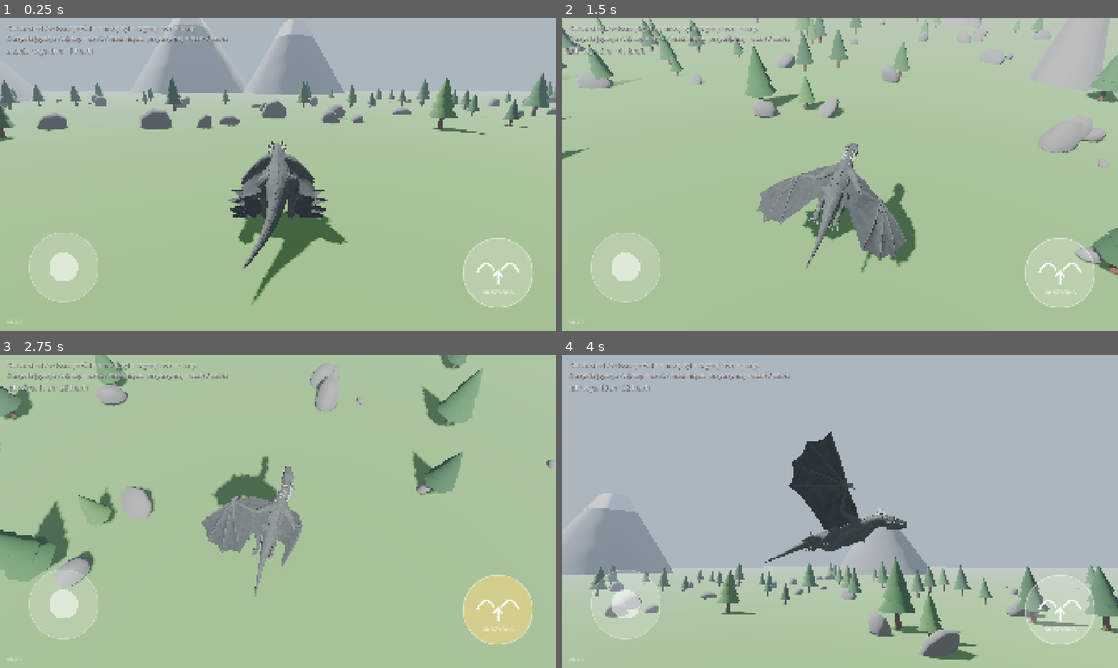
Above: before the commit, frames 1-4 (two rows, left to right).
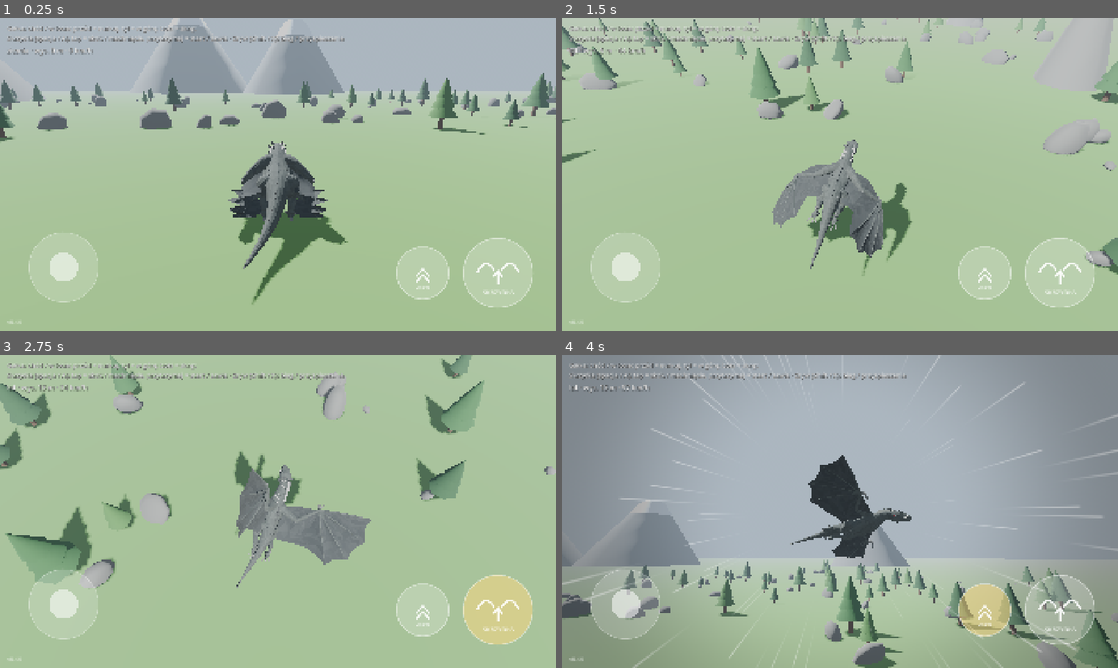
Above: after the commit, the same moments.

Repository: slota145/3d-dragon-game
Game: Godot game, scene res://scenes/boot.tscn
The game is run twice, just before and just after one commit, with the same random seed, the same clock (stepped at 60 frames per second) and the same inputs.
Inputs (mouse positions are in pixels of both pictures, inside the frame that each line leads up to):
- Up to frame 1 (0.25 s): no input
- Up to frame 2 (1.5 s): move the mouse to (962, 158) at 0.52 s; hold D (move_right) 0.53-1.25 s; hold Shift (dash, bound only after the commit) 0.53-1.25 s; click (962, 158) at 0.67 s; tap Space (flap) at 0.77, 0.8, 1.07 s; drag from (728, 190) to (812, 237) at 1.27 s
- Up to frame 3 (2.75 s): move the mouse to (333, 442) at 2.02 s; hold D (move_right) from 2.03 s (still down); hold Space (flap) from 2.03 s (still down); tap Q (cam_left) at 2.1 s; click (333, 442) at 2.17 s
- Up to frame 4 (4 s): release D (move_right) at 2.75 s; release Space (flap) at 2.75 s; drag from (812, 574) to (673, 464) at 2.77 s; move the mouse to (1006, 558) at 3.52 s; hold A (move_left) from 3.53 s (still down); hold Shift (dash, bound only after the commit) from 3.53 s (still down); click (1006, 558) at 3.67 s; tap Space (flap) at 3.77, 3.8 s

The runs differ from the first frame. In frame 1, 0.4% of the frame differs, in the area x 3-81%, y 5-98%; in frame 2, 6.5%; in frame 3, 12%; in frame 4, 46%, in the area x 0-100%, y 0-100%.

Commit message:
Potężny start, zryw, blokada spamu machnięć i efekty prędkości (0.4.0)
- Machnięcie trwa pełny cykl skrzydeł; tap w trakcie jest zapamiętany
- Start: animacja TakeOff (przysiad, wybicie z łap, uderzenie skrzydłami),
  ok. 16 m wysokości, chmura pyłu; pył przy twardym lądowaniu
- Przycisk Zryw (Shift / X): bieg na ziemi, w locie mocne przyspieszenie
  w kierunku dzioba z czasem odnowienia
- Linie pędu + winieta (shader), FOV i drganie kamery zależne od prędkości
- base_api 3 (nowa akcja dash) — wymagane pełne APK

Co-Authored-By: Claude Opus 5.5 <noreply@anthropic.com>
Claude-Session: https://claude.ai/code/session_01Ves32BZrkaJdDCWKUu4v2W

Diff:
--- a/assets/models/dragon_import.gd
+++ b/assets/models/dragon_import.gd
@@ -5,7 +5,7 @@
 ## - błona skrzydeł renderowana dwustronnie,
 ## - animacje Idle, Walk, Fly, Glide i Dive zapętlone.
 
-const LOOPING := ["Idle", "Walk", "Fly", "Glide", "Dive"]
+const LOOPING := ["Idle", "Walk", "Fly", "Glide", "Dive"]  # TakeOff i Roar bez pętli
 
 
 func _post_import(scene: Node) -> Object:
--- /dev/null
+++ b/assets/shaders/speed_lines.gdshader
@@ -0,0 +1,34 @@
+shader_type canvas_item;
+// Linie pędu + winieta przy dużych prędkościach. intensity: 0 (brak) .. 1 (pełne).
+
+uniform float intensity : hint_range(0.0, 1.0) = 0.0;
+uniform float flash : hint_range(0.0, 1.0) = 0.0; // krótki rozbłysk przy zrywie
+uniform float line_count = 160.0;
+uniform float flow_speed = 2.6;
+uniform vec4 line_color : source_color = vec4(1.0, 1.0, 1.0, 0.75);
+
+float hash(float n) {
+	return fract(sin(n * 12.9898) * 43758.5453);
+}
+
+void fragment() {
+	vec2 uv = UV - 0.5;
+	uv.x *= SCREEN_PIXEL_SIZE.y / SCREEN_PIXEL_SIZE.x;
+	float r = length(uv);
+	float a = atan(uv.y, uv.x) / 6.2831853 + 0.5;
+	float cell = a * line_count;
+	float id = floor(cell);
+	float h = hash(id);
+	float thin = 1.0 - smoothstep(0.0, 0.18, abs(fract(cell) - 0.5));
+	float t = fract(TIME * flow_speed * (0.6 + h) + h * 7.0);
+	float head = mix(0.2, 1.0, t);
+	float len = 0.1 + 0.25 * h;
+	float streak = smoothstep(head - len, head, r) * (1.0 - smoothstep(head, head + 0.015, r));
+	float shown = step(1.0 - clamp(intensity + flash * 0.5, 0.0, 1.0) * 0.85, h);
+	float mask = smoothstep(0.22, 0.6, r);
+	float lines = streak * thin * shown * mask * clamp(intensity + flash, 0.0, 1.0);
+	float vig = smoothstep(0.3, 0.95, r) * (intensity * 0.45 + flash * 0.25);
+	float alpha = clamp(lines * line_color.a + vig, 0.0, 1.0);
+	vec3 col = mix(vec3(0.0), line_color.rgb, lines / max(lines + vig, 0.0001));
+	COLOR = vec4(col, alpha);
+}
--- a/project.godot
+++ b/project.godot
@@ -12,10 +12,10 @@
 
 config/name="3D Dragon Game"
 config/description="Gra o smoku w Godot 4 — prototyp."
-config/version="0.3.1"
+config/version="0.4.0"
 ; Numer zgodności „bazy” (APK/EXE). Podbij, gdy zmieniasz coś, czego łatka .pck nie przeniesie
 ; (input map, ustawienia projektu, eksportu, wersja silnika) — gracze dostaną wtedy pełną aktualizację.
-config/base_api=2
+config/base_api=3
 run/main_scene="res://scenes/boot.tscn"
 config/features=PackedStringArray("4.7", "Mobile")
 config/icon="res://assets/icon.png"
@@ -65,6 +65,10 @@
 "deadzone": 0.2,
 "events": [Object(InputEventKey,"resource_local_to_scene":false,"resource_name":"","device":-1,"window_id":0,"alt_press …(347 unchanged characters)…
 }
+dash={
+"deadzone": 0.2,
+"events": [Object(InputEventKey,"resource_local_to_scene":false,"resource_name":"","device":-1,"window_id":0,"alt_pressed":false,"shift_pressed":false,"ctrl_pressed":false,"meta_pressed":false,"pressed":false,"keycode":0,"physical_keycode":4194325,"key_label":0,"unicode":0,"location":0,"echo":false,"script":null), Object(InputEventJoypadButton,"resource_local_to_scene":false,"resource_name":"","device":-1,"button_index":2,"pressure":0.0,"pressed":true,"script":null)]
+}
 
 [input_devices]
 
--- a/scenes/hud.tscn
+++ b/scenes/hud.tscn
@@ -1,10 +1,25 @@
-[gd_scene load_steps=4 format=3]
+[gd_scene load_steps=6 format=3]
 
 [ext_resource type="Script" path="res://scripts/ui/touch_joystick.gd" id="1_joy"]
 [ext_resource type="Script" path="res://scripts/game/updater.gd" id="2_upd"]
 [ext_resource type="Script" path="res://scripts/ui/touch_button.gd" id="3_btn"]
+[ext_resource type="Shader" path="res://assets/shaders/speed_lines.gdshader" id="4_lines"]
+
+[sub_resource type="ShaderMaterial" id="Mat_lines"]
+shader = ExtResource("4_lines")
+shader_parameter/intensity = 0.0
+shader_parameter/flash = 0.0
 
 [node name="HUD" type="CanvasLayer"]
+
+[node name="SpeedLines" type="ColorRect" parent="."]
+material = SubResource("Mat_lines")
+anchors_preset = 15
+anchor_right = 1.0
+anchor_bottom = 1.0
+grow_horizontal = 2
+grow_vertical = 2
+mouse_filter = 2
 
 [node name="Joystick" type="Control" parent="."]
 anchors_preset = 2
@@ -31,6 +46,24 @@
 grow_vertical = 0
 script = ExtResource("3_btn")
 
+[node name="DashButton" type="Control" parent="."]
+anchors_preset = 3
+anchor_left = 1.0
+anchor_top = 1.0
+anchor_right = 1.0
+anchor_bottom = 1.0
+offset_left = -560.0
+offset_top = -300.0
+offset_right = -360.0
+offset_bottom = -100.0
+grow_horizontal = 0
+grow_vertical = 0
+script = ExtResource("3_btn")
+action = &"dash"
+label = "ZRYW"
+icon = "dash"
+radius = 90.0
+
 [node name="Status" type="Label" parent="."]
 offset_left = 24.0
 offset_top = 96.0
@@ -50,7 +83,7 @@
 theme_override_colors/font_shadow_color = Color(0, 0, 0, 0.6)
 theme_override_font_sizes/font_size = 22
 text = "Gałka: chód / w locie: przód = nurkuj, tył = w górę, boki = skręt
-Skrzydła (spacja / A): tap = skok / machnięcie, przytrzymaj = start / zawis"
+Skrzydła (spacja / A): tap = skok / machnięcie, przytrzymaj = start / zawis · Zryw (Shift / X): bieg / przyspieszenie"
 
 [node name="Version" type="Label" parent="."]
 anchors_preset = 2
--- /dev/null
+++ b/scripts/fx/dust_burst.gd
@@ -0,0 +1,52 @@
+class_name DustBurst
+extends RefCounted
+## Jednorazowa chmura pyłu (low-poly „kłęby”) rozchodząca się pierścieniem od punktu na ziemi.
+
+
+static func spawn(parent: Node, at: Vector3, strength: float = 1.0) -> void:
+	var p := CPUParticles3D.new()
+	p.one_shot = true
+	p.amount = int(clampf(40.0 * strength, 10.0, 70.0))
+	p.lifetime = 1.9
+	p.explosiveness = 0.95
+	p.emission_shape = CPUParticles3D.EMISSION_SHAPE_RING
+	p.emission_ring_axis = Vector3.UP
+	p.emission_ring_radius = 3.5 * sqrt(strength)
+	p.emission_ring_inner_radius = 1.5
+	p.emission_ring_height = 0.4
+	p.direction = Vector3.UP
+	p.spread = 60.0
+	p.initial_velocity_min = 1.5
+	p.initial_velocity_max = 4.0 * strength
+	p.radial_accel_min = 6.0 * strength
+	p.radial_accel_max = 14.0 * strength
+	p.damping_min = 2.0
+	p.damping_max = 4.0
+	p.gravity = Vector3(0, -0.6, 0)
+	p.scale_amount_min = 1.0
+	p.scale_amount_max = 2.2 * clampf(strength, 0.6, 1.6)
+	var grow := Curve.new()
+	grow.add_point(Vector2(0.0, 0.35))
+	grow.add_point(Vector2(0.35, 1.0))
+	grow.add_point(Vector2(1.0, 1.3))
+	p.scale_amount_curve = grow
+	var ramp := Gradient.new()
+	ramp.set_color(0, Color(0.6, 0.53, 0.41, 0.65))
+	ramp.set_color(1, Color(0.6, 0.53, 0.41, 0.0))
+	p.color_ramp = ramp
+	var mesh := SphereMesh.new()
+	mesh.radius = 0.6
+	mesh.height = 1.1
+	mesh.radial_segments = 6
+	mesh.rings = 3
+	var mat := StandardMaterial3D.new()
+	mat.transparency = BaseMaterial3D.TRANSPARENCY_ALPHA
+	mat.vertex_color_use_as_albedo = true
+	mat.albedo_color = Color.WHITE
+	mat.roughness = 1.0
+	mesh.material = mat
+	p.mesh = mesh
+	parent.add_child(p)
+	p.global_position = Vector3(at.x, at.y + 0.3, at.z)
+	p.emitting = true
+	p.finished.connect(p.queue_free)
--- a/scripts/game/dragon_controller.gd
+++ b/scripts/game/dragon_controller.gd
@@ -10,9 +10,17 @@
 ##   trzymanie        – ciągłe machanie: zawis w miejscu (z gałką do przodu: lot poziomy)
 ##   bez przycisku    – szybowanie: gałka do przodu = nurkowanie (im stromiej, tym szybciej),
 ##                      do tyłu = wyrównanie i zamiana rozpędu na wysokość, w bok = skręt
+## Machnięcia mają czas trwania (nie da się ich „spamować”); naciśnięcie w trakcie jest
+## zapamiętywane i wykonywane zaraz po bieżącym machnięciu.
+##
+## Przycisk „Zryw” (akcja `dash`): na ziemi trzymanie = bieg, w powietrzu = potężne machnięcie
+## mocno zwiększające prędkość w kierunku dzioba (z czasem odnowienia).
 
 signal took_off
-signal landed
+signal launched  ## wybicie przy starcie (pył)
+signal landed(impact: float)
+signal flapped
+signal dashed
 
 enum State { GROUND, AIR }
 
@@ -29,11 +37,13 @@
 @export var jump_forward: float = 7.0
 ## Ile trzeba przytrzymać przycisk na ziemi, żeby wystartować (s).
 @export var takeoff_hold_time: float = 0.35
-@export var takeoff_speed: float = 8.0
+@export var takeoff_speed: float = 15.0
 
 @export_group("Machanie i zawis")
 @export var gravity: float = 12.0
-@export var flap_lift: float = 8.5
+@export var flap_lift: float = 11.0
+## Minimalny odstęp między machnięciami = czas jednego pełnego ruchu skrzydeł (s).
+@export var flap_cooldown: float = 0.7
 @export var flap_thrust: float = 8.0
 @export var max_climb_speed: float = 13.0
 ## Rytm machania przy przytrzymanym przycisku (s).
@@ -65,6 +75,12 @@
 @export var pitch_rate: float = 2.2
 @export var max_bank_deg: float = 35.0
 
+@export_group("Zryw i bieg")
+@export var sprint_speed: float = 7.5
+@export var dash_impulse: float = 22.0
+@export var max_dash_speed: float = 75.0
+@export var dash_cooldown: float = 1.4
+
 @export var joystick: TouchJoystick
 @export var camera: Node3D
 
@@ -77,6 +93,14 @@
 var _air_time: float = 0.0
 var _flap_timer: float = 0.0
 var _since_flap: float = 99.0
+var _flap_cd: float = 0.0
+var _flap_buffered: bool = false
+var _dash_cd: float = 0.0
+var _since_dash: float = 99.0
+var _takeoff_time: float = 99.0
+## 0..1: siła efektów prędkości (linie pędu, FOV, drganie) — czyta je świat/kamera.
+var speed_effect: float = 0.0
+var _dash_boost: float = 0.0
 
 @onready var _visual: Node3D = $Visual
 @onready var _anim: AnimationPlayer = find_child("AnimationPlayer", true, false)
@@ -95,12 +119,19 @@
 	var stick := _read_stick()
 	var pressed := Input.is_action_just_pressed("flap")
 	var held := Input.is_action_pressed("flap")
+	_flap_cd = maxf(0.0, _flap_cd - delta)
+	_dash_cd = maxf(0.0, _dash_cd - delta)
+	_since_dash += delta
+	_takeoff_time += delta
+	_dash_boost = maxf(0.0, _dash_boost - delta * 1.2)
 	if state == State.GROUND:
 		_process_ground(delta, stick, pressed, held)
 	else:
 		_process_air(delta, stick, pressed, held)
 	_update_visual(delta, stick)
 	_update_animation(held)
+	var speed := velocity.length()
+	speed_effect = maxf(clampf((speed - 22.0) / 38.0, 0.0, 1.0), _dash_boost)
 
 
 func _read_stick() -> Vector2:
@@ -134,7 +165,9 @@
 		rotation.y = rotate_toward(rotation.y, atan2(wish.x, wish.z), turn_speed * delta)
 		var facing := _facing_flat()
 		var align := clampf(facing.dot(wish.normalized()), 0.0, 1.0)
-		flat = flat.move_toward(facing * walk_speed * minf(1.0, wish.length()) * align, acceleration * delta)
+		var top := sprint_speed if Input.is_action_pressed("dash") else walk_speed
+		var accel := acceleration * (2.5 if top > walk_speed else 1.0)
+		flat = flat.move_toward(facing * top * minf(1.0, wish.length()) * align, accel * delta)
 	else:
 		flat = flat.move_toward(Vector3.ZERO, deceleration * delta)
 	velocity.x = flat.x
@@ -142,6 +175,9 @@
 
 	if pressed:
 		_charge = 0.0
+		if _anim:  # przysiad przed skokiem/startem (początek animacji TakeOff)
+			_anim.play("TakeOff", 0.15)
+			_anim.speed_scale = 1.0
 	if _charge >= 0.0:
 		if held:
 			_charge += delta
@@ -169,9 +205,11 @@
 func _take_off(stick: Vector2) -> void:
 	_charge = -1.0
 	velocity.y = takeoff_speed
-	velocity += _facing_flat() * maxf(0.0, -stick.y) * 4.0
+	velocity += _facing_flat() * maxf(0.0, -stick.y) * 5.0
 	_enter_air()
-	_start_flap_anim()
+	_takeoff_time = 0.0  # animacja TakeOff gra dalej: wybicie z łap + potężne machnięcie
+	_flap_cd = flap_cooldown
+	launched.emit()
 
 
 func _enter_air() -> void:
@@ -204,12 +242,19 @@
 	pitch = move_toward(pitch, target_pitch, pitch_rate * delta)
 
 	if pressed:
+		if _flap_cd <= 0.0:
+			_flap(fwd)
+		else:
+			_flap_buffered = true  # wykona się po bieżącym machnięciu
+	elif _flap_buffered and _flap_cd <= 0.0:
+		_flap_buffered = false
 		_flap(fwd)
+	if Input.is_action_just_pressed("dash") and _dash_cd <= 0.0:
+		_dash()
 	if held:
 		_flap_timer -= delta
 		if _flap_timer <= 0.0:
-			_flap_timer = flap_interval
-			_since_flap = 0.0
+			_flap_timer = flap_interval  # rytm machania w zawisie (animacja Fly w pętli)
 		_hover(delta, fwd)
 	else:
 		_glide(delta)
@@ -219,8 +264,23 @@
 		_land()
 
 
+func _dash() -> void:
+	_dash_cd = dash_cooldown
+	_since_dash = 0.0
+	_dash_boost = 1.0
+	var boosted := velocity + _facing_3d() * dash_impulse
+	velocity = boosted.limit_length(maxf(max_dash_speed, velocity.length()))
+	if _anim:
+		_anim.play("Fly", 0.08)
+		_anim.seek(0.05, true)
+		_anim.speed_scale = 2.6
+	dashed.emit()
+
+
 func _flap(fwd: float) -> void:
 	_since_flap = 0.0
+	_flap_cd = flap_cooldown
+	flapped.emit()
 	_flap_timer = flap_interval
 	velocity.y = clampf(maxf(velocity.y, 0.0) + flap_lift, 0.0, max_climb_speed)
 	if fwd > 0.1:
@@ -263,13 +323,15 @@
 
 
 func _land() -> void:
+	var impact := maxf(-velocity.y, Vector2(velocity.x, velocity.z).length() * 0.5)
 	state = State.GROUND
+	_flap_buffered = false
 	pitch = 0.0
 	velocity.y = 0.0
 	var flat := Vector3(velocity.x, 0.0, velocity.z).limit_length(walk_speed * 1.5)
 	velocity.x = flat.x
 	velocity.z = flat.z
-	landed.emit()
+	landed.emit(impact)
 
 
 # --- Wygląd ------------------------------------------------------------------
@@ -284,9 +346,10 @@
 
 func _start_flap_anim() -> void:
 	if _anim:
-		_anim.play("Fly", 0.12)
+		_anim.play("Fly", 0.1)
 		_anim.seek(0.05, true)
-		_anim.speed_scale = 1.6
+		# jedno machnięcie = jeden pełny cykl animacji (1.5 s) w czasie flap_cooldown
+		_anim.speed_scale = 1.5 / flap_cooldown
 
 
 func _play(anim_name: StringName, blend: float, speed_scale: float) -> void:
@@ -301,16 +364,20 @@
 	if state == State.GROUND:
 		var speed := Vector2(velocity.x, velocity.z).length()
 		if _charge >= 0.0:
-			_play(&"Idle", 0.2, 1.0)
+			return  # przysiad (TakeOff) gra od naciśnięcia
 		elif speed > 0.12:
-			_play(&"Walk", 0.35, clampf(speed / walk_anim_speed, 0.4, 2.5))
+			_play(&"Walk", 0.35, clampf(speed / walk_anim_speed, 0.4, 3.2))
 		else:
 			_play(&"Idle", 0.5, 1.0)
 		return
+	if _takeoff_time < 0.85:
+		return  # dokończ wybicie i potężne machnięcie (TakeOff)
+	if _since_dash < 0.5:
+		return  # mocne machnięcie zrywu
+	if _since_flap < flap_cooldown:
+		return  # machnięcie trwa do końca — bez przerywania
 	if held:
 		_play(&"Fly", 0.2, 1.3)
-	elif _since_flap < 0.6:
-		_play(&"Fly", 0.12, 1.6)
 	elif pitch < deg_to_rad(-30.0):
 		_play(&"Dive", 0.4, 1.0)
 	else:
--- a/scripts/game/follow_camera.gd
+++ b/scripts/game/follow_camera.gd
@@ -19,7 +19,16 @@
 @export var flight_align_delay: float = 0.6
 @export var flight_align_speed: float = 2.2
 
+@export_group("Efekty prędkości")
+@export var base_fov: float = 55.0
+@export var fov_boost: float = 22.0
+@export var shake_amount: float = 0.35
+
+## 0..1 — ustawiane co klatkę przez świat (z DragonController.speed_effect).
+var effect: float = 0.0
+
 @onready var _arm: SpringArm3D = $SpringArm3D
+@onready var _cam: Camera3D = $SpringArm3D/Camera3D
 
 var _yaw: float = PI
 var _pitch: float = 0.0
@@ -71,3 +80,8 @@
 	var follow := flight_follow_speed if flying else follow_speed
 	global_position = global_position.lerp(goal, clampf(follow * delta, 0.0, 1.0))
 	rotation = Vector3(_pitch, _yaw, 0.0)
+	_cam.fov = lerpf(_cam.fov, base_fov + fov_boost * effect, clampf(4.0 * delta, 0.0, 1.0))
+	var t := Time.get_ticks_msec() / 1000.0
+	var shake := shake_amount * effect * effect
+	_cam.h_offset = shake * (sin(t * 37.0) + sin(t * 23.0) * 0.5)
+	_cam.v_offset = shake * (sin(t * 31.0 + 1.3) + sin(t * 19.0) * 0.5)
--- a/scripts/game/world.gd
+++ b/scripts/game/world.gd
@@ -11,9 +11,27 @@
 	_player.camera = _camera
 	_player.joystick = _hud.get_node("Joystick")
 	_hud.get_node("Version").text = "v" + GameVersion.current()
+	_player.launched.connect(func() -> void: DustBurst.spawn(self, _player.global_position, 1.4))
+	_player.landed.connect(_on_landed)
+	_player.dashed.connect(func() -> void: _flash = 1.0)
 
 
-func _process(_delta: float) -> void:
+var _flash: float = 0.0
+var _effect: float = 0.0
+
+
+func _on_landed(impact: float) -> void:
+	if impact > 6.0:
+		DustBurst.spawn(self, _player.global_position, clampf(impact / 14.0, 0.5, 1.5))
+
+
+func _process(delta: float) -> void:
+	_effect = lerpf(_effect, _player.speed_effect, clampf(5.0 * delta, 0.0, 1.0))
+	_flash = maxf(0.0, _flash - delta * 2.5)
+	_camera.effect = _effect
+	var lines := _hud.get_node("SpeedLines") as ColorRect
+	(lines.material as ShaderMaterial).set_shader_parameter("intensity", _effect)
+	(lines.material as ShaderMaterial).set_shader_parameter("flash", _flash)
 	var v := _player.velocity
 	var mode := "lot" if _player.is_flying() else "ziemia"
 	_hud.get_node("Status").text = "%s · wys. %d m · %d km/h" % [mode, int(_player.global_position.y),
--- a/scripts/ui/touch_button.gd
+++ b/scripts/ui/touch_button.gd
@@ -5,6 +5,8 @@
 
 @export var action: StringName = &"flap"
 @export var label: String = "SKRZYDŁA"
+## "wings" lub "dash"
+@export var icon: String = "wings"
 @export var radius: float = 120.0
 @export var color_idle: Color = Color(1, 1, 1, 0.22)
 @export var color_pressed: Color = Color(1, 0.85, 0.5, 0.5)
@@ -42,8 +44,23 @@
 	var pressed := _touch_index != -1 or Input.is_action_pressed(action)
 	draw_circle(c, radius, color_pressed if pressed else color_idle)
 	draw_arc(c, radius, 0.0, TAU, 64, Color(1, 1, 1, 0.45), 4.0, true)
+	var wing := Color(1, 1, 1, 0.85)
+	var k := radius / 120.0
+	if icon == "dash":
+		for i in 2:  # podwójna strzałka w przód
+			var y := (12.0 - 26.0 * i) * k
+			draw_polyline(PackedVector2Array([c + Vector2(-30, y + 22) * Vector2(k, 1), c + Vector2(0, y - 4),
+				c + Vector2(30, y + 22) * Vector2(k, 1)]), wing, 7.0 * k, true)
+	else:
+		_draw_wings(c, wing)
+	var font := get_theme_default_font()
+	var fs := int(22 * clampf(k, 0.8, 1.0))
+	var w := font.get_string_size(label, HORIZONTAL_ALIGNMENT_CENTER, -1, fs).x
+	draw_string(font, c + Vector2(-w / 2.0, radius * 0.62), label, HORIZONTAL_ALIGNMENT_LEFT, -1, fs, wing)
+
+
+func _draw_wings(c: Vector2, wing: Color) -> void:
 	# ikona: dwa skrzydła (łuki) nad strzałką w górę
-	var wing := Color(1, 1, 1, 0.85)
 	for s in [-1.0, 1.0]:
 		var pts := PackedVector2Array()
 		for i in 9:
@@ -52,10 +69,6 @@
 		draw_polyline(pts, wing, 7.0, true)
 	draw_line(c + Vector2(0, 40), c + Vector2(0, -6), wing, 7.0, true)
 	draw_polyline(PackedVector2Array([c + Vector2(-16, 12), c + Vector2(0, -6), c + Vector2(16, 12)]), wing, 7.0, true)
-	var font := get_theme_default_font()
-	var fs := 22
-	var w := font.get_string_size(label, HORIZONTAL_ALIGNMENT_CENTER, -1, fs).x
-	draw_string(font, c + Vector2(-w / 2.0, radius * 0.62), label, HORIZONTAL_ALIGNMENT_LEFT, -1, fs, wing)
 
 
 func _process(_delta: float) -> void:
--- a/tools/test_flight.gd
+++ b/tools/test_flight.gd
@@ -8,6 +8,7 @@
 var _fails := 0
 var _out := ""
 var _p: DragonController
+var _flaps := 0
 
 
 func _init() -> void:
@@ -17,6 +18,18 @@
 	await _frames(10)
 	_p = world.get_node("DragonPlayer")
 	var anim: AnimationPlayer = _p.find_child("AnimationPlayer", true, false)
+	_p.flapped.connect(func() -> void: _flaps += 1)
+
+	print("0) Zryw na ziemi (trzymanie) = bieg")
+	Input.action_press("dash")
+	Input.action_press("move_forward")
+	await _seconds(2.5)
+	var run := _flat(_p.velocity).length()
+	_check(run > _p.walk_speed * 2.0, "biegnie (%.1f m/s, chód %.1f)" % [run, _p.walk_speed])
+	_check(not _p.is_flying(), "nadal na ziemi")
+	Input.action_release("move_forward")
+	Input.action_release("dash")
+	await _seconds(2.5)
 
 	print("1) Tap na ziemi = skok w miejscu")
 	var y0 := _p.global_position.y
@@ -34,19 +47,33 @@
 	Input.action_release("move_forward")
 	_check(_flat(_p.global_position).distance_to(x0) > 4.0, "skok do przodu (%.1f m)" % _flat(_p.global_position).distance_to(x0))
 
-	print("3) Przytrzymanie na ziemi = start, trzymanie = zawis")
-	Input.action_press("flap")
-	await _seconds(1.5)
+	print("3) Przytrzymanie na ziemi = potężny start, trzymanie = zawis")
+	Input.action_press("flap")
+	await _seconds(0.6)
 	_check(_p.is_flying(), "wystartował")
+	await _seconds(0.15)
+	await _shot("flight_takeoff.png")
+	await _seconds(3.5)
 	var h1 := _p.global_position.y
 	await _seconds(3.0)
 	var h2 := _p.global_position.y
-	_check(h1 > 3.0, "nad ziemią (%.1f m)" % h1)
+	_check(h1 > 12.0, "wysoki start (%.1f m)" % h1)
 	_check(absf(h2 - h1) < 2.5, "zawis: wysokość stabilna (%.1f -> %.1f m)" % [h1, h2])
 	_check(_flat(_p.velocity).length() < 1.0, "zawis: w miejscu (%.2f m/s)" % _flat(_p.velocity).length())
 	_check(anim.current_animation == "Fly", "animacja machania (%s)" % anim.current_animation)
 	await _shot("flight_hover.png")
 	Input.action_release("flap")
+
+	print("3b) Spamowanie machnięć nie przerywa animacji")
+	await _seconds(1.0)
+	_flaps = 0
+	for i in 10:
+		await _tap(0.04)
+		await _seconds(0.06)
+	await _seconds(0.05)
+	_check(_flaps <= 2, "10 tapnięć w 1 s -> %d machnięcia (odstęp >= %.1f s)" % [_flaps, _p.flap_cooldown])
+	await _seconds(0.8)
+	_check(_flaps <= 3, "zapamiętane tapnięcie wykonane po machnięciu (%d)" % _flaps)
 
 	print("4) Tapnięcia bez kierunku = w górę")
 	var h3 := _p.global_position.y
@@ -79,15 +106,33 @@
 	Input.action_release("move_forward")
 	print("   wysokość %.1f m, prędkość %.1f m/s" % [_p.global_position.y, _p.velocity.length()])
 
+	print("6b) Zryw w powietrzu = duży przyrost prędkości w kierunku dzioba")
+	await _seconds(1.0)
+	var v0 := _p.velocity
+	Input.action_press("dash")
+	await _seconds(0.1)
+	Input.action_release("dash")
+	var gain := (_p.velocity - v0).dot(Vector3(sin(_p.rotation.y), 0, cos(_p.rotation.y)))
+	_check(gain > 15.0, "przyspieszenie w przód (+%.1f m/s)" % gain)
+	_check(_p.speed_effect > 0.5, "efekty prędkości aktywne (%.2f)" % _p.speed_effect)
+	await _shot("flight_dash.png")
+	var v1 := _p.velocity.length()
+	Input.action_press("dash")
+	await _seconds(0.1)
+	Input.action_release("dash")
+	_check(_p.velocity.length() < v1 + 5.0, "czas odnowienia zrywu (%.1f -> %.1f m/s)" % [v1, _p.velocity.length()])
+	await _seconds(1.5)
+
 	print("7) Gałka do przodu (szybowanie) = nurkowanie")
 	var s7 := _p.velocity.length()
 	var h7 := _p.global_position.y
 	Input.action_press("move_forward")
-	await _seconds(3.0)
+	await _seconds(2.0)
 	_check(_p.pitch < deg_to_rad(-40), "pochylony w dół (%.0f°)" % rad_to_deg(_p.pitch))
-	_check(_p.velocity.length() > s7 + 8.0, "przyspiesza (%.1f -> %.1f m/s)" % [s7, _p.velocity.length()])
+	_check(_p.velocity.length() > s7 + 4.0, "przyspiesza (%.1f -> %.1f m/s)" % [s7, _p.velocity.length()])
 	_check(_p.global_position.y < h7, "traci wysokość (%.1f -> %.1f m)" % [h7, _p.global_position.y])
 	_check(anim.current_animation == "Dive", "animacja nurkowania (%s)" % anim.current_animation)
+	_check(_p.speed_effect > 0.2, "linie pędu przy nurkowaniu (%.2f)" % _p.speed_effect)
 	await _shot("flight_dive.png")
 	Input.action_release("move_forward")
 
Binary file changed: assets/models/dragon.glb
Not shown, added: assets/shaders/speed_lines.gdshader.uid
Not shown, changed: export_presets.cfg
Not shown, added: scripts/fx/dust_burst.gd.uid
Not shown, changed: CLAUDE.md
Not shown, changed: ROADMAP.md
